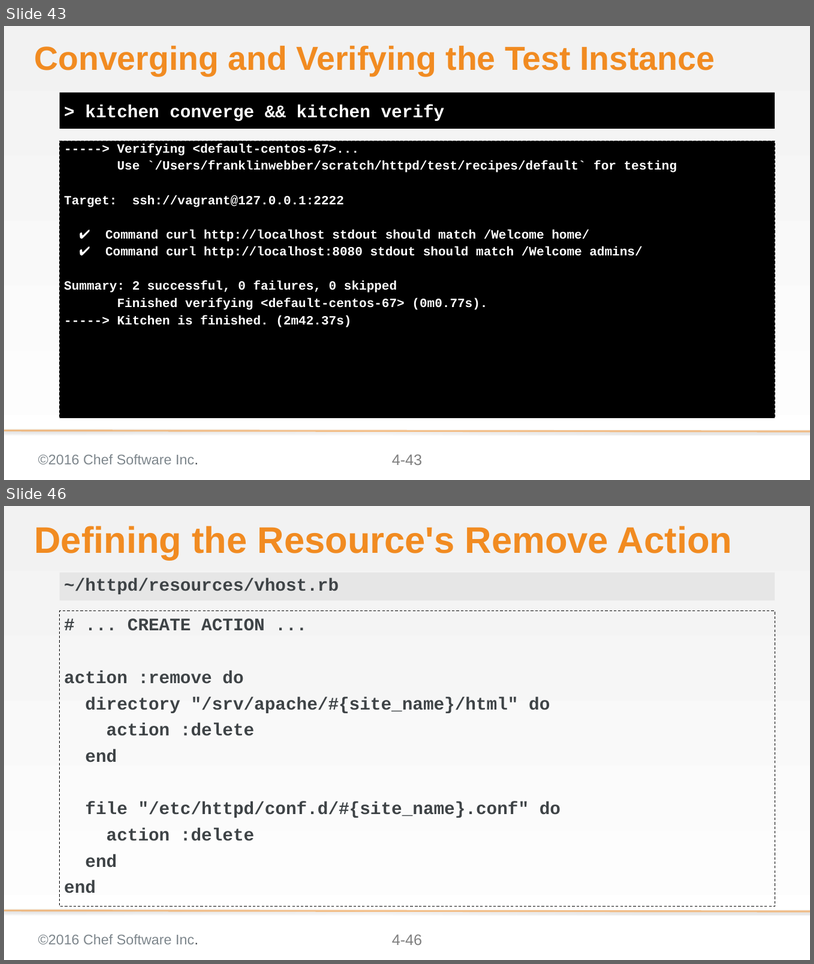
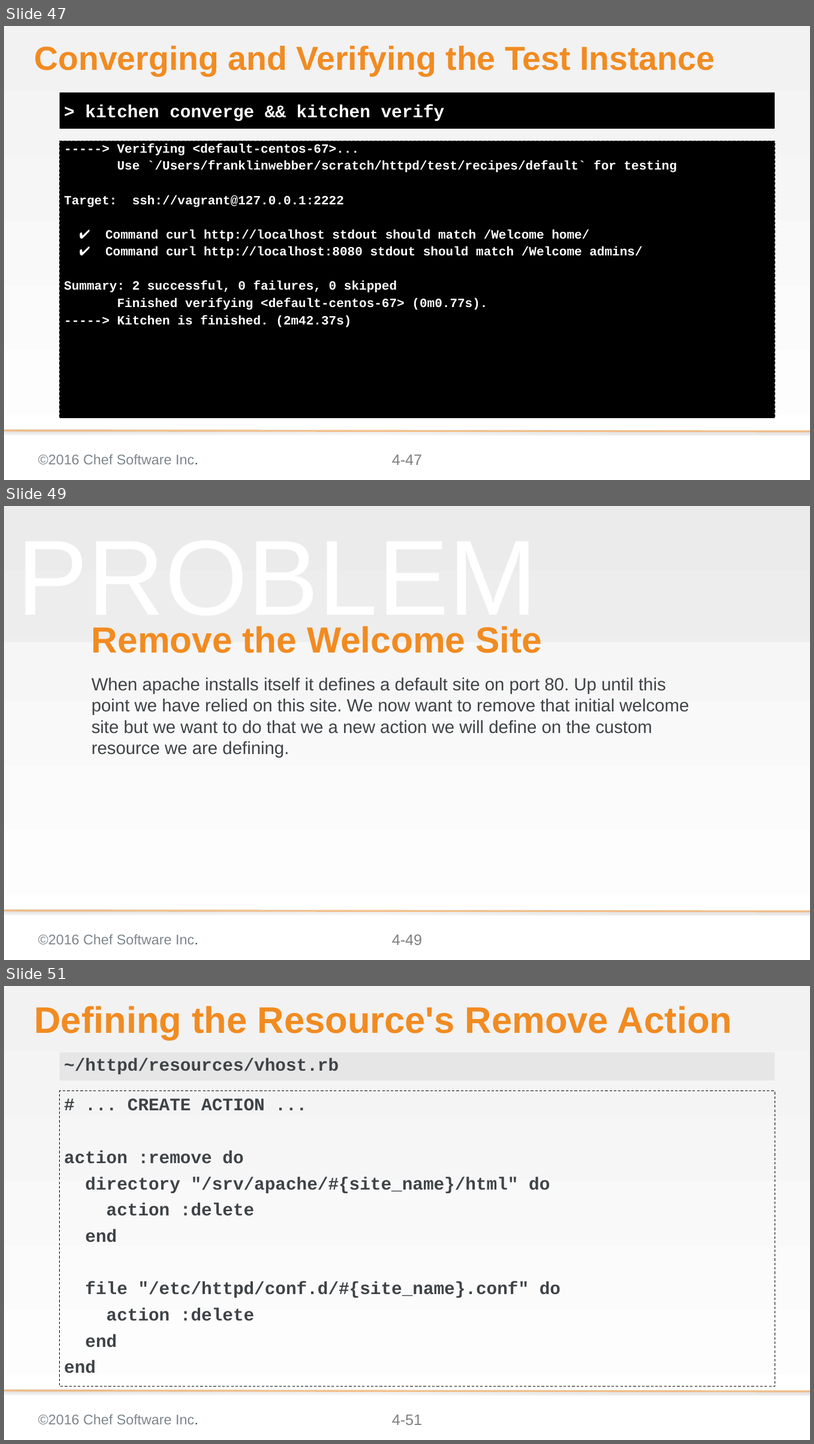
Before and after one commit to chef-training/extending_cookbooks, a slide deck: 04-creating_a_custom_resource.pptx. Shown one above the other, each under a label of ours: slides 43 and 46 before the commit, slides 47, 49 and 51 after it; the slides between them are not shown. The pictures are 814x964 and 814x1444 pixels, drawn with LibreOffice and Linux fonts; fonts in the diff are those of the drawing; background and template pictures are left out. Boxes give left, top, right and bottom in pixels: in the first picture for what was removed or moved away, otherwise in the second. Text is boxed around its words. In the diff, an @@ line names an element or a change of style, - is before the commit and + after.

Commit message:
Updates to modue 04 - conceptual slides
* Adds slides that talks about the resource collection and
  sub-resource collections
* Adds slides that talks about the property language
* Updates to the exercises for readability
* Adds quick explanation about how the welcome conf got there

```diff
--- a/04-creating_a_custom_resource.pptx
+++ b/04-creating_a_custom_resource.pptx
@@ slide 49 added at (x1=4, y1=506, x2=810, y2=960), background gradient #F2F2F2 to #FFFFFF; not listed: 3 template elements that a slide beside it also shows @@
@@ rectangle added at (x1=4, y1=506, x2=810, y2=642), fill #D9D9D9 at 25% opacity @@
@@ text added at (x1=17, y1=626, x2=538, y2=634), 169.3 pt, text #F2F2F2 at 50% opacity @@
+PROBLEM
@@ title added at (x1=92, y1=626, x2=542, y2=653), 57.6 pt, text #F18B21, bold @@
+Remove the Welcome Site
@@ subtitle added at (x1=92, y1=677, x2=689, y2=757), 28 pt, text #3E4346 @@
+When apache installs itself it defines a default site on port 80. Up until this point we have relied on this site. We now want to remove that initial welcome site but we want to do that we a new action we will define on the custom resource we are defining.
@@ what was slide 43 is now slide 47 @@
@@ page number at (x1=392, y1=454, x2=422, y2=465): text changed @@
-4-43
+4-47
@@ what was slide 46 is now slide 51 @@
@@ page number at (x1=392, y1=1414, x2=422, y2=1425): text changed @@
-4-46
+4-51
```
Also in this commit, not shown: 8 slides changed, 7 other slides added.
